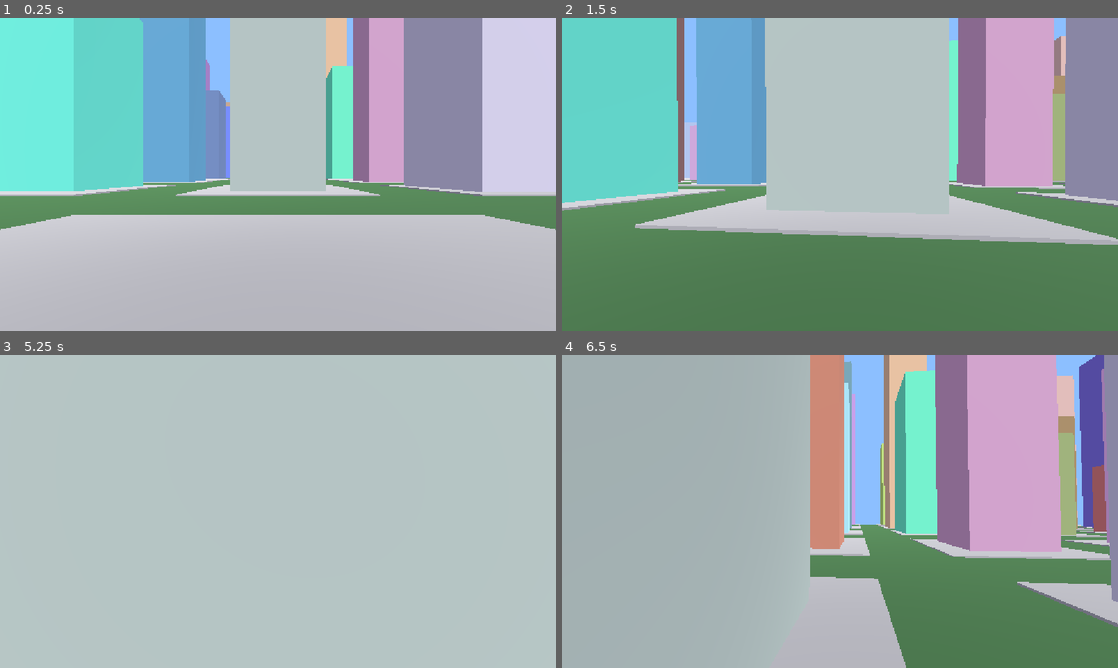
Above: before the commit, frames 1-4 (two rows, left to right).
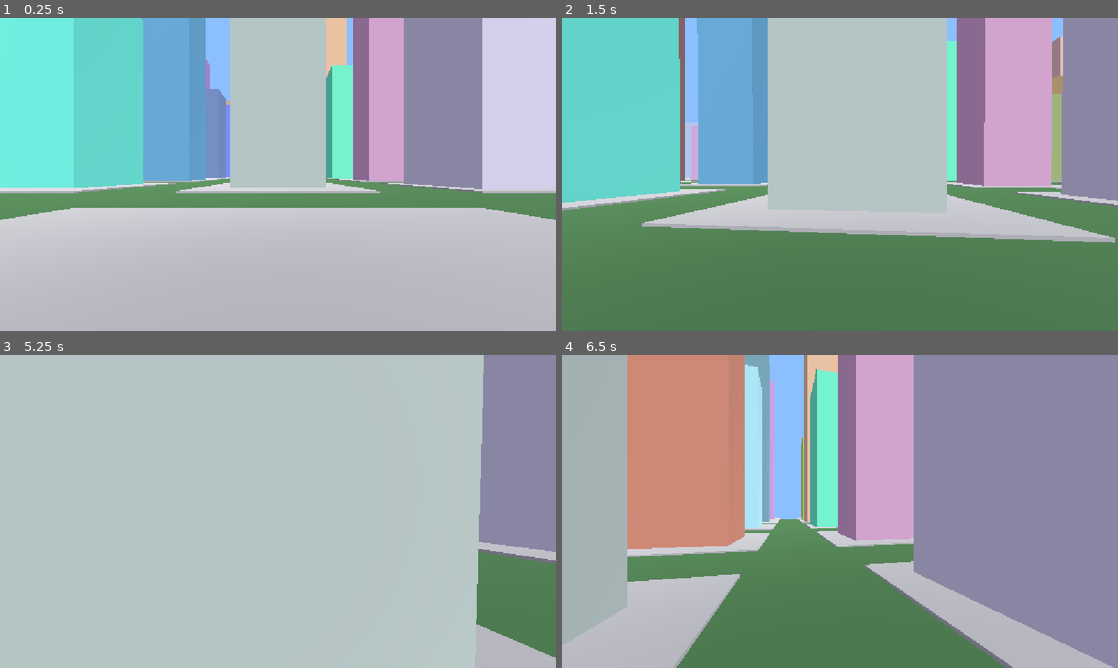
Above: after the commit, the same moments.

Repository: SiddharthMalhotraSinghamitisForLife/singhamitis-datapolis
Game: Godot game, scene res://main.tscn
Same seed, same stepped clock (60 frames per second), same inputs: the game is played once before the commit and once after it. The project has no main scene, so this scene is started directly.
Inputs (mouse positions are in pixels of both pictures, inside the frame that each line leads up to):
- Up to frame 1 (0.25 s): no input
- Up to frame 2 (1.5 s): tap Enter at 0.5 s; move the mouse to (867, 174) at 0.52 s; hold W from 0.53 s (still down); tap F at 0.6 s; tap Space at 0.77 s; tap E at 0.8, 1.35 s; move the mouse to (812, 174) at 1.27 s
- Up to frame 3 (5.25 s): keep holding W; tap Space at 1.52, 2.75, 3.02, 3.77, 4.25, 4.52 s; tap F at 1.55, 2.1, 3.05, 4.35 s; move the mouse to (289, 505) at 2.02 s; tap E at 2.3, 2.85, 3.8, 5.1 s; move the mouse to (272, 517) at 2.77 s; tap Enter at 3.5, 5 s; move the mouse to (316, 514) at 3.52 s; hold Shift 3.53-4.28 s; tap Escape at 4.15 s; move the mouse to (233, 508) at 4.27 s; move the mouse to (283, 511) at 5.02 s
- Up to frame 4 (6.5 s): move the mouse to (817, 505) at 5.77 s; release W at 5.78 s; hold D from 5.78 s (still down); tap F at 5.85 s; tap Space at 6.02 s

The runs differ from the first frame. In frame 1, 4.7% of the frame differs, in the area x 0-100%, y 0-68%; in frame 2, 2.4%; in frame 3, 12%; in frame 4, 80%, in the area x 0-100%, y 0-100%.

Commit message:
Add interactive file vault

Diff:
--- a/main.tscn
+++ b/main.tscn
@@ -2,10 +2,17 @@
 
 [ext_resource type="Script" uid="uid://b8r7h72mlm6m6" path="res://city_generator.gd" id="1_ig7tw"]
 [ext_resource type="Script" uid="uid://dstpbrarg3rkt" path="res://player.gd" id="2_0xm2m"]
+[ext_resource type="Script" uid="uid://dwwfcljim5aq2" path="res://vault.gd" id="3_h2yge"]
 
 [sub_resource type="CapsuleShape3D" id="CapsuleShape3D_0oafl"]
 radius = 0.35
 height = 1.8
+
+[sub_resource type="BoxMesh" id="BoxMesh_0oafl"]
+size = Vector3(3, 3, 3)
+
+[sub_resource type="BoxShape3D" id="BoxShape3D_s1nk3"]
+size = Vector3(3, 3, 3)
 
 [node name="Main" type="Node3D" unique_id=67633911]
 script = ExtResource("1_ig7tw")
@@ -20,3 +27,16 @@
 [node name="Camera3D" type="Camera3D" parent="Player" unique_id=1764477802]
 transform = Transform3D(1, 0, 0, 0, 1, 0, 0, 0, 1, 0, 0.65, 0)
 current = true
+
+[node name="InteractionRay" type="RayCast3D" parent="Player/Camera3D" unique_id=940326838]
+target_position = Vector3(0, 0, -15)
+
+[node name="Vault" type="StaticBody3D" parent="." unique_id=1223508472]
+transform = Transform3D(1, 0, 0, 0, 1, 0, 0, 0, 1, 6, 1.5, 12)
+script = ExtResource("3_h2yge")
+
+[node name="MeshInstance3D" type="MeshInstance3D" parent="Vault" unique_id=303486727]
+mesh = SubResource("BoxMesh_0oafl")
+
+[node name="CollisionShape3D" type="CollisionShape3D" parent="Vault" unique_id=209573986]
+shape = SubResource("BoxShape3D_s1nk3")
--- a/player.gd
+++ b/player.gd
@@ -6,6 +6,7 @@
 const MOUSE_SENSITIVITY = 0.002
 
 @onready var camera = $Camera3D
+@onready var interaction_ray = $Camera3D/InteractionRay
 
 var gravity = 9.8
 
@@ -19,12 +20,25 @@
 			camera.rotate_x(-event.relative.y * MOUSE_SENSITIVITY)
 			camera.rotation.x = clamp(camera.rotation.x, deg_to_rad(-89), deg_to_rad(89))
 
-		if event is InputEventKey:
-			if event.pressed and event.keycode == KEY_ESCAPE:
-				Input.mouse_mode = Input.MOUSE_MODE_VISIBLE
+	if event is InputEventKey:
+		if event.pressed and event.keycode == KEY_ESCAPE:
+			Input.mouse_mode = Input.MOUSE_MODE_VISIBLE
 
-			if event.pressed and event.keycode == KEY_F:
-				Input.mouse_mode = Input.MOUSE_MODE_CAPTURED
+		if event.pressed and event.keycode == KEY_F:
+			Input.mouse_mode = Input.MOUSE_MODE_CAPTURED
+
+		if event.pressed and not event.echo and event.keycode == KEY_E:
+			if Input.mouse_mode == Input.MOUSE_MODE_CAPTURED:
+				try_interact()
+
+func try_interact():
+	interaction_ray.force_raycast_update()
+
+	if interaction_ray.is_colliding():
+		var target = interaction_ray.get_collider()
+
+		if target != null and target.is_in_group("vault"):
+			target.interact()
 
 func _physics_process(delta):
 	if not is_on_floor():
--- /dev/null
+++ b/vault.gd
@@ -0,0 +1,7 @@
+extends StaticBody3D
+
+func _ready():
+    add_to_group("vault")
+
+func interact():
+    print("VAULT OPENED!")
Not shown, added: vault.gd.uid
